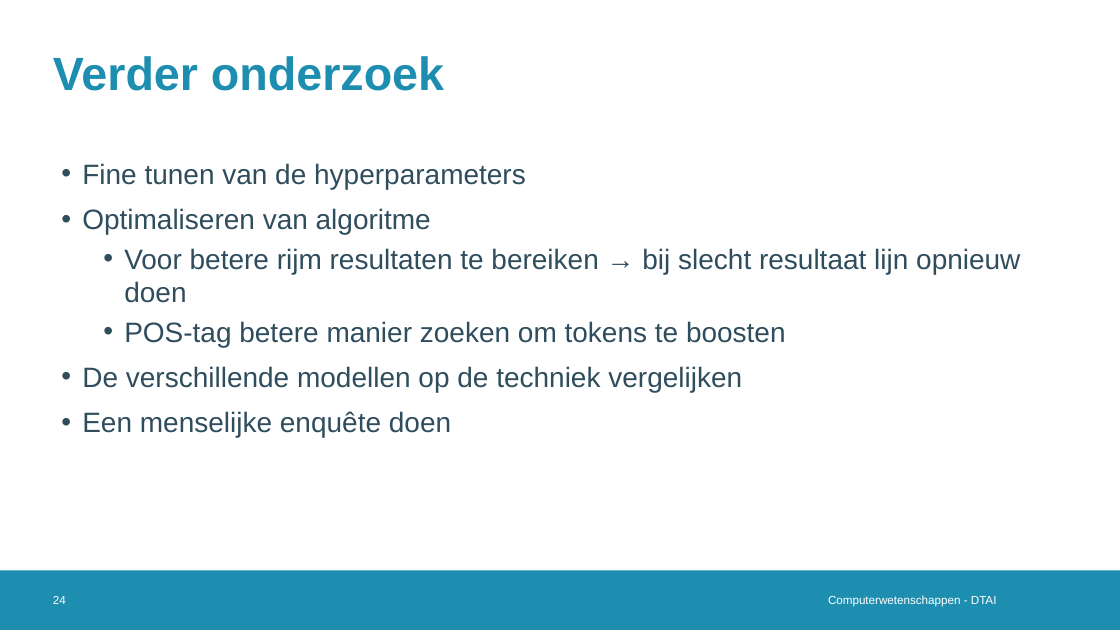
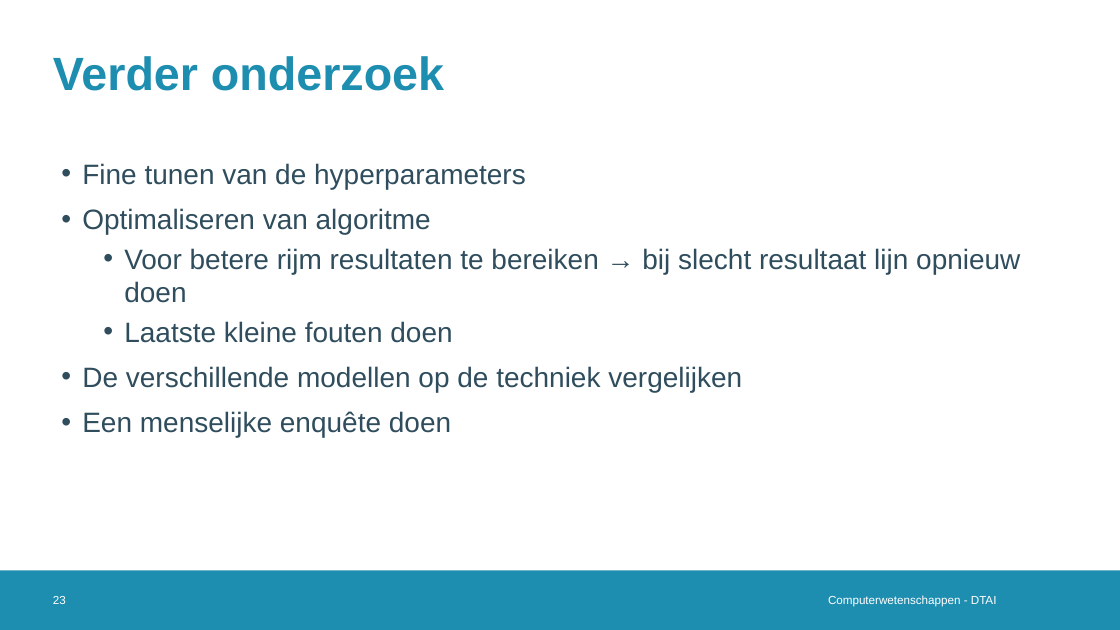
Before and after one commit to Alintermans/Thesis, a slide deck: slide 23 of Presentations/Third Intermediate Presentation/Presentation.pptx (slide 24 before the commit). Drawn at 1120x630 pixels with LibreOffice and Linux fonts; fonts in the diff are those of the drawing; background and template pictures are left out. Boxes give left, top, right and bottom in pixels: in the first picture for what was removed or moved away, otherwise in the second. Text is boxed around its words. In the diff, an @@ line names an element or a change of style, - is before the commit and + after.

```diff
--- a/Presentations/Third Intermediate Presentation/Presentation.pptx
+++ b/Presentations/Third Intermediate Presentation/Presentation.pptx
@@ text at box(124, 321, 452, 343): text changed @@
-  • POS-tag betere manier zoeken om tokens te boosten
+  • Laatste kleine fouten doen
@@ page number at box(53, 596, 66, 604): text changed @@
-24
+23
```
Also in this commit, not shown: 12 other slides changed, 1 slide removed, 2 other files.
